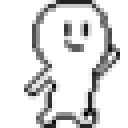
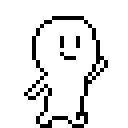
Comparing the layer stacks of the two 128x128 images. Changes:
painted on "レイヤー 3" over [24, 0, 120, 128]
